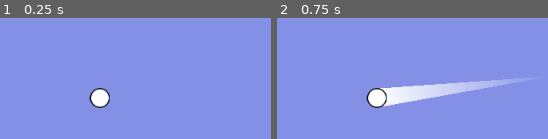
Above: before the commit, frames 1-2 (left to right).
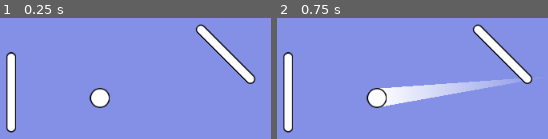
Above: after the commit, the same moments.

Repository: WirelessNine/Re-Cochet
Game: Godot game, scene res://scenes/main/main.tscn
Two runs of this game, one before a commit and one after it. Both use one fixed random seed, a clock stepped at 60 frames per second and the inputs below.
Inputs (mouse positions are in pixels of both pictures, inside the frame that each line leads up to):
- Up to frame 1 (0.25 s): no input
- Up to frame 2 (0.75 s): tap Enter (ui_accept) at 0.5 s; move the mouse to (outside the picture) at 0.52 s; tap I at 0.6 s; click (outside the picture) at 0.67 s

The runs differ from the first frame. In frame 1, 5.1% of the frame differs, in the area x 2-95%, y 4-96%; in frame 2, 5.1%.

Commit message:
Add wall obstacle and bounce

Diff:
--- a/assets/spritesheets/main_spritesheet.svg
+++ b/assets/spritesheets/main_spritesheet.svg
@@ -24,9 +24,9 @@
      inkscape:deskcolor="#d1d1d1"
      inkscape:document-units="mm"
      showgrid="true"
-     inkscape:zoom="5.6568543"
-     inkscape:cx="21.38998"
-     inkscape:cy="40.216698"
+     inkscape:zoom="11.313709"
+     inkscape:cx="128.51666"
+     inkscape:cy="22.583223"
      inkscape:window-width="1920"
      inkscape:window-height="1009"
      inkscape:window-x="-8"
@@ -62,5 +62,9 @@
        x="0.26458332"
        y="0.26458332"
        ry="3.9684165" />
+    <path
+       id="rect3"
+       style="fill:#ffffff;stroke:#000000;stroke-width:0.529167"
+       d="m 35.983165,0.2645835 c 1.025962,0 1.851917,0.8259548 1.851917,1.8519165 v 29.633665 c 0,1.025961 -0.825955,1.851916 -1.851917,1.851916 -1.025962,0 -1.851917,-0.825955 -1.851917,-1.851916 V 2.1165 c 0,-1.0259617 0.825955,-1.8519165 1.851917,-1.8519165 z" />
   </g>
 </svg>
--- /dev/null
+++ b/resources/textures/obstacles/wall.tres
@@ -0,0 +1,7 @@
+[gd_resource type="AtlasTexture" format=3 uid="uid://baamtv6ta751g"]
+
+[ext_resource type="Texture2D" uid="uid://d2cblomikvyg0" path="res://assets/spritesheets/main_spritesheet.svg" id="1_0f7wv"]
+
+[resource]
+atlas = ExtResource("1_0f7wv")
+region = Rect2(128, 0, 16, 128)
--- a/scenes/levels/level_01.tscn
+++ b/scenes/levels/level_01.tscn
@@ -1,6 +1,7 @@
 [gd_scene format=3 uid="uid://c4f18m7owfw4d"]
 
 [ext_resource type="PackedScene" uid="uid://dhu4mu7mc1ft2" path="res://scenes/player/ball.tscn" id="1_m802k"]
+[ext_resource type="PackedScene" uid="uid://ipnpybmkm30b" path="res://scenes/obstacles/wall.tscn" id="2_i2aat"]
 
 [node name="Level01" type="Node2D" unique_id=1967266403]
 
@@ -8,3 +9,10 @@
 
 [node name="Camera" type="Camera2D" parent="." unique_id=271012844]
 zoom = Vector2(0.5, 0.5)
+
+[node name="Wall" parent="." unique_id=251030527 instance=ExtResource("2_i2aat")]
+position = Vector2(-142, -9)
+
+[node name="Wall2" parent="." unique_id=1849547708 instance=ExtResource("2_i2aat")]
+position = Vector2(201, -70)
+rotation = -0.7853982
--- /dev/null
+++ b/scenes/obstacles/wall.tscn
@@ -0,0 +1,14 @@
+[gd_scene format=3 uid="uid://ipnpybmkm30b"]
+
+[ext_resource type="Texture2D" uid="uid://baamtv6ta751g" path="res://resources/textures/obstacles/wall.tres" id="1_fdlmw"]
+
+[sub_resource type="RectangleShape2D" id="RectangleShape2D_as85p"]
+size = Vector2(16, 128)
+
+[node name="Wall" type="AnimatableBody2D" unique_id=251030527]
+
+[node name="Sprite2D" type="Sprite2D" parent="." unique_id=1646869088]
+texture = ExtResource("1_fdlmw")
+
+[node name="CollisionShape2D" type="CollisionShape2D" parent="." unique_id=2086472865]
+shape = SubResource("RectangleShape2D_as85p")
--- a/scenes/player/ball.gd
+++ b/scenes/player/ball.gd
@@ -1,8 +1,8 @@
 class_name Player2D
 extends CharacterBody2D
 
-const SPEED: float = 500.0
-const MIN_DISTANCE_FOR_MAX: float = 150.0
+const SPEED: float = 600.0
+const MIN_DISTANCE_FOR_MAX: float = 100.0
 const DRAG_PREVIEW_POINT: int = 1
 
 var drag_start_pos: Vector2
@@ -24,16 +24,11 @@
 	if not movement_started:
 		return
 
-	var speed_multiplier: float
-
-	if drag_distance >= MIN_DISTANCE_FOR_MAX:
-		speed_multiplier = 1.0
-	else:
-		speed_multiplier = remap(drag_distance, 1.0, MIN_DISTANCE_FOR_MAX, 0.1, 1.0)
-
-	velocity = drag_direction * (SPEED * speed_multiplier)
+	var current_velocity: Vector2 = velocity
 
 	move_and_slide()
+
+	_handle_reflection(current_velocity)
 
 
 func _unhandled_input(event: InputEvent) -> void:
@@ -53,6 +48,28 @@
 			movement_started = true
 			drag_preview.hide()
 
+			_set_directional_velocity()
+
 	if event is InputEventMouseMotion:
 		drag_current_pos = event.global_position
 		drag_preview.set_point_position(DRAG_PREVIEW_POINT, get_local_mouse_position())
+
+
+func _set_directional_velocity() -> void:
+	var speed_multiplier: float
+
+	if drag_distance >= MIN_DISTANCE_FOR_MAX:
+		speed_multiplier = 1.0
+	else:
+		speed_multiplier = remap(drag_distance, 1.0, MIN_DISTANCE_FOR_MAX, 0.1, 1.0)
+
+	velocity = drag_direction * (SPEED * speed_multiplier)
+
+
+func _handle_reflection(last_velocity: Vector2) -> void:
+	if not is_on_wall():
+		return
+
+	var normal: Vector2 = get_wall_normal()
+
+	velocity = last_velocity.bounce(normal)
Not shown, changed: kanban_tasks_data.kanban
